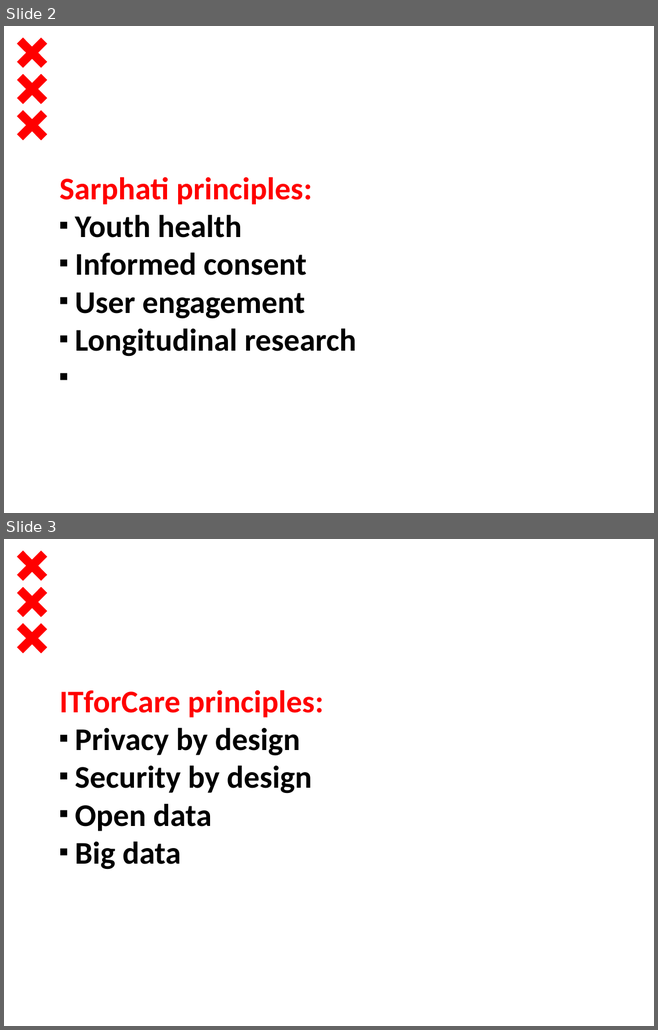
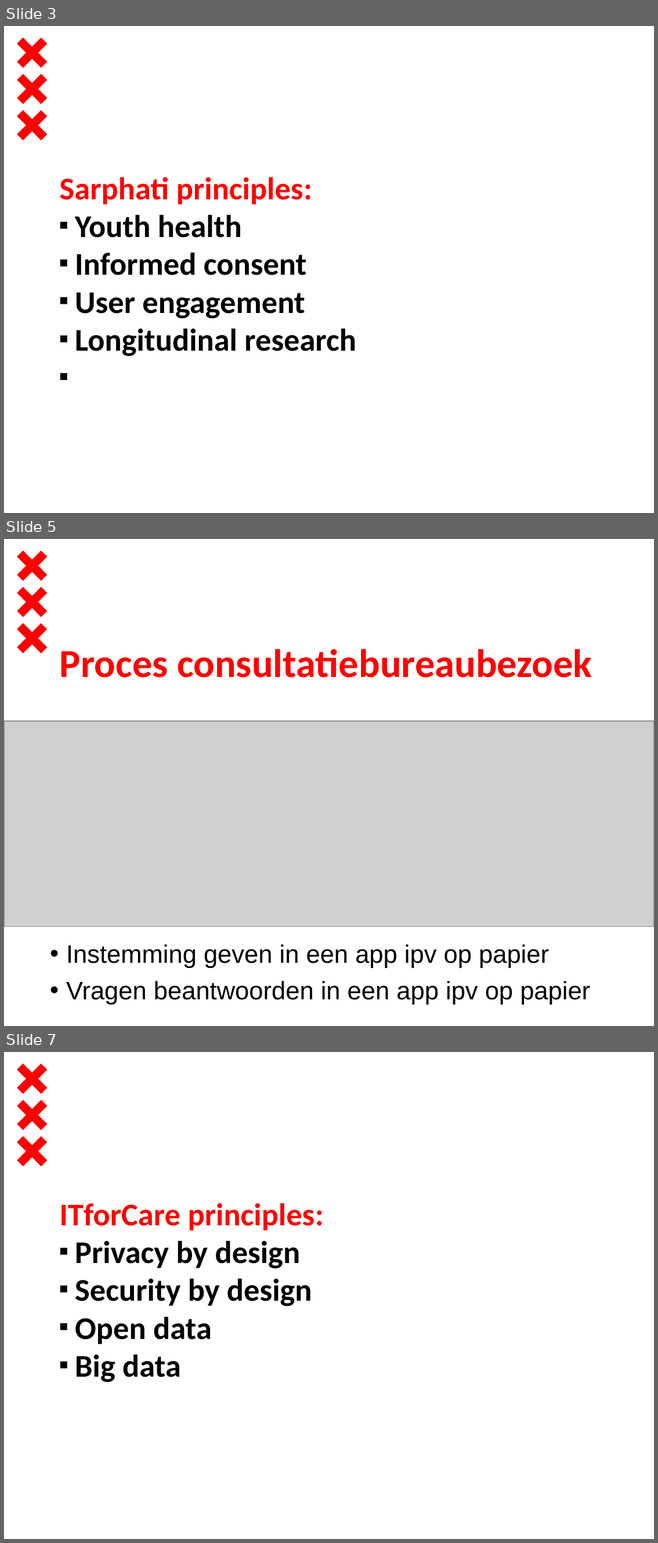
Before and after one commit to dt020/GGD, a slide deck: Architectuurcontext - Sarphati.pptx. Shown one above the other, each under a label of ours: slides 2 and 3 before the commit, slides 3, 5 and 7 after it; the slides between them are not shown. The pictures are 658x1030 and 658x1543 pixels, drawn with LibreOffice and Linux fonts; fonts in the diff are those of the drawing; grey boxes stand for pictures; background and template pictures are left out. Boxes give left, top, right and bottom in pixels: in the first picture for what was removed or moved away, otherwise in the second. Text is boxed around its words. In the diff, an @@ line names an element or a change of style, - is before the commit and + after.

```diff
--- a/Architectuurcontext - Sarphati.pptx
+++ b/Architectuurcontext - Sarphati.pptx
@@ slide 5 added at (4,539,654,1026), background #FFFFFF; not listed: 3 template elements that a slide beside it also shows @@
@@ title added at (60,649,592,678), 44 pt, text #FF0000, bold @@
+Proces consultatiebureaubezoek
@@ picture added at (4,721,654,926) @@
@@ subtitle added at (66,944,590,1005), 28 pt, text #000000 @@
+• Instemming geven in een app ipv op papier
+• Vragen beantwoorden in een app ipv op papier
@@ what was slide 2 is now slide 3 @@
@@ what was slide 3 is now slide 7 @@
```
Also in this commit, not shown: 3 other slides added.
